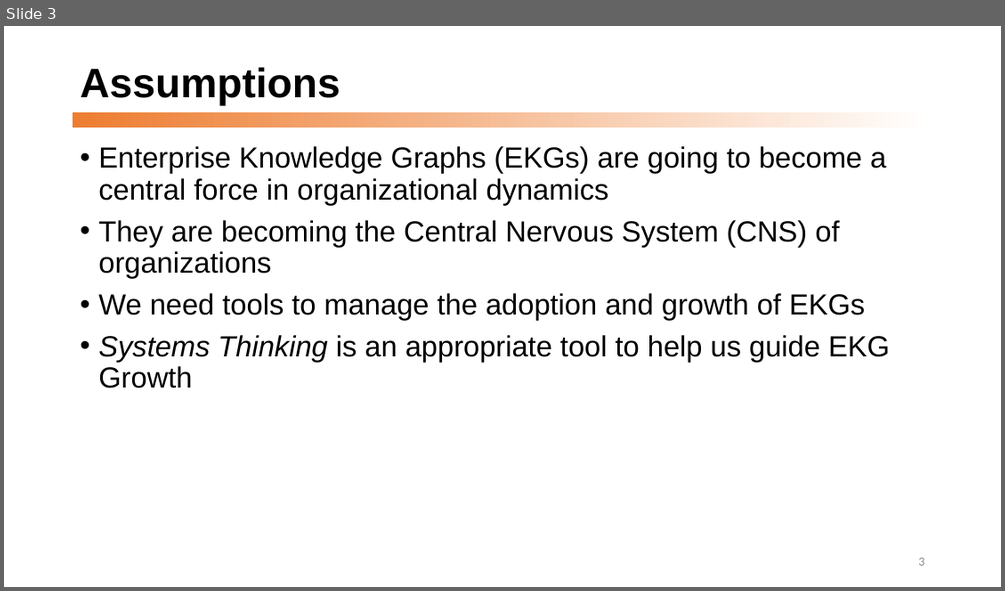
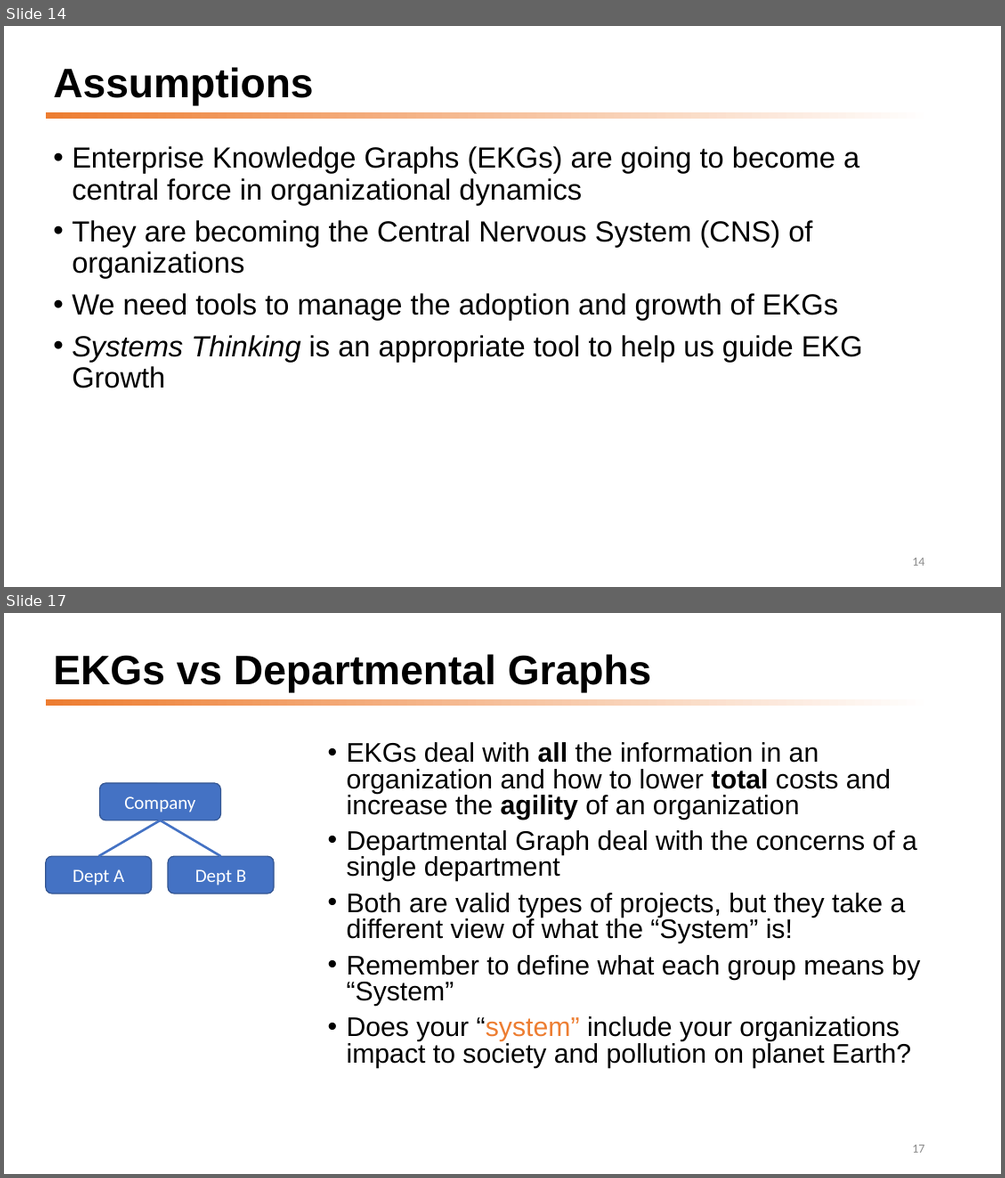
Before and after one commit to dmccreary/graph-systems-thinking, a slide deck: docs/presentations/GST-Half-Day-Workshop-2022.pptx. Shown one above the other, each under a label of ours: slide 3 before the commit, slides 14 and 17 after it; the slides between them are not shown. The pictures are 1005x591 and 1005x1178 pixels, drawn with LibreOffice and Linux fonts; fonts in the diff are those of the drawing. Boxes give left, top, right and bottom in pixels: in the first picture for what was removed or moved away, otherwise in the second. Text is boxed around its words. In the diff, an @@ line names an element or a change of style, - is before the commit and + after.

```diff
--- a/docs/presentations/GST-Half-Day-Workshop-2022.pptx
+++ b/docs/presentations/GST-Half-Day-Workshop-2022.pptx
@@ slide 17 added at (x1=4, y1=613, x2=1001, y2=1174), background #FFFFFF; not listed: 1 template element that a slide beside it also shows @@
@@ title added at (x1=53, y1=654, x2=652, y2=693), 39.6 pt, text #000000, bold @@
+EKGs vs Departmental Graphs
@@ text added at (x1=347, y1=742, x2=920, y2=1068), 25.9 pt, text #000000 @@
+• EKGs deal with all the information in an organization and how to lower total costs and increase the agility of an organization
+• Departmental Graph deal with the concerns of a single department
+• Both are valid types of projects, but they take a different view of what the “System” is!
+• Remember to define what each group means by “System”
+• Does your “system” include your organizations impact to society and pollution on planet Earth?
@@ rounded rectangle added at (x1=100, y1=783, x2=221, y2=820), fill #4472C4, outline #325491 1 pt, 18 pt, text #FFFFFF @@
+Company
@@ line added from (161, 820) to (99, 856), #4472C4 2.25 pt @@
@@ line added from (161, 820) to (221, 856), #4472C4 2.25 pt @@
@@ rounded rectangle added at (x1=46, y1=856, x2=152, y2=893), fill #4472C4, outline #325491 1 pt, 18 pt, text #FFFFFF @@
+Dept A
@@ rounded rectangle added at (x1=168, y1=856, x2=274, y2=893), fill #4472C4, outline #325491 1 pt, 18 pt, text #FFFFFF @@
+Dept B
@@ page number added at (x1=912, y1=1144, x2=924, y2=1152), 12 pt, text #8C8C8C @@
+17
@@ what was slide 3 is now slide 14 @@
@@ slide 14 changed as well @@
@@ title "Assumptions" moved from (x1=80, y1=67, x2=340, y2=106) to (x1=53, y1=67, x2=313, y2=106) @@
@@ rectangle resized from (x1=73, y1=112, x2=933, y2=127) to (x1=46, y1=112, x2=933, y2=119) @@
@@ text "Enterprise Knowledge Graphs (EKGs) are ..." moved from (x1=98, y1=146, x2=890, y2=388) to (x1=72, y1=146, x2=863, y2=388) @@
@@ page number at (x1=912, y1=557, x2=924, y2=565): text changed @@
-3
+14
```
Also in this commit, not shown: 10 other slides changed, 41 other slides added, 1 other file.
